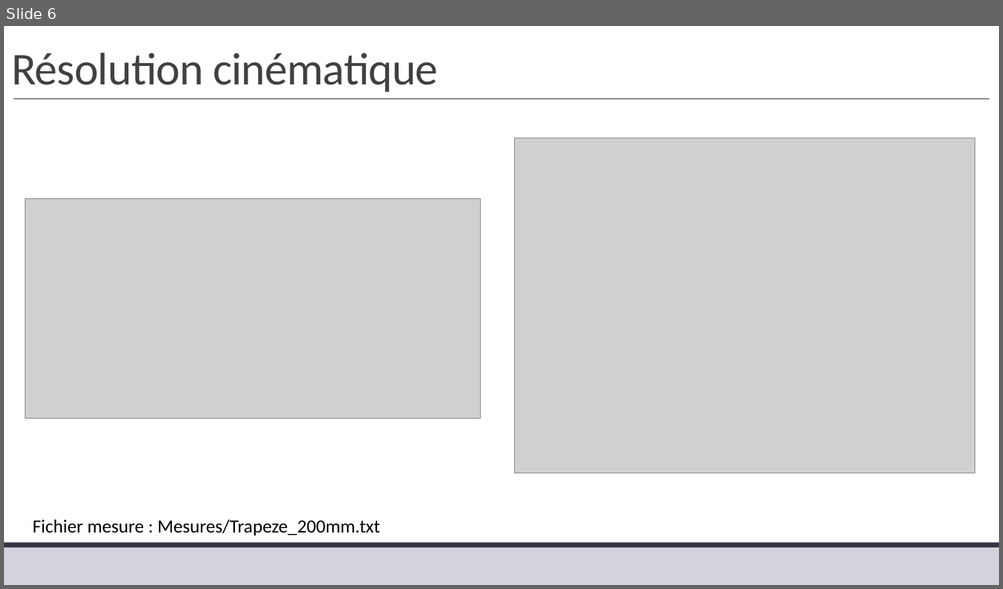
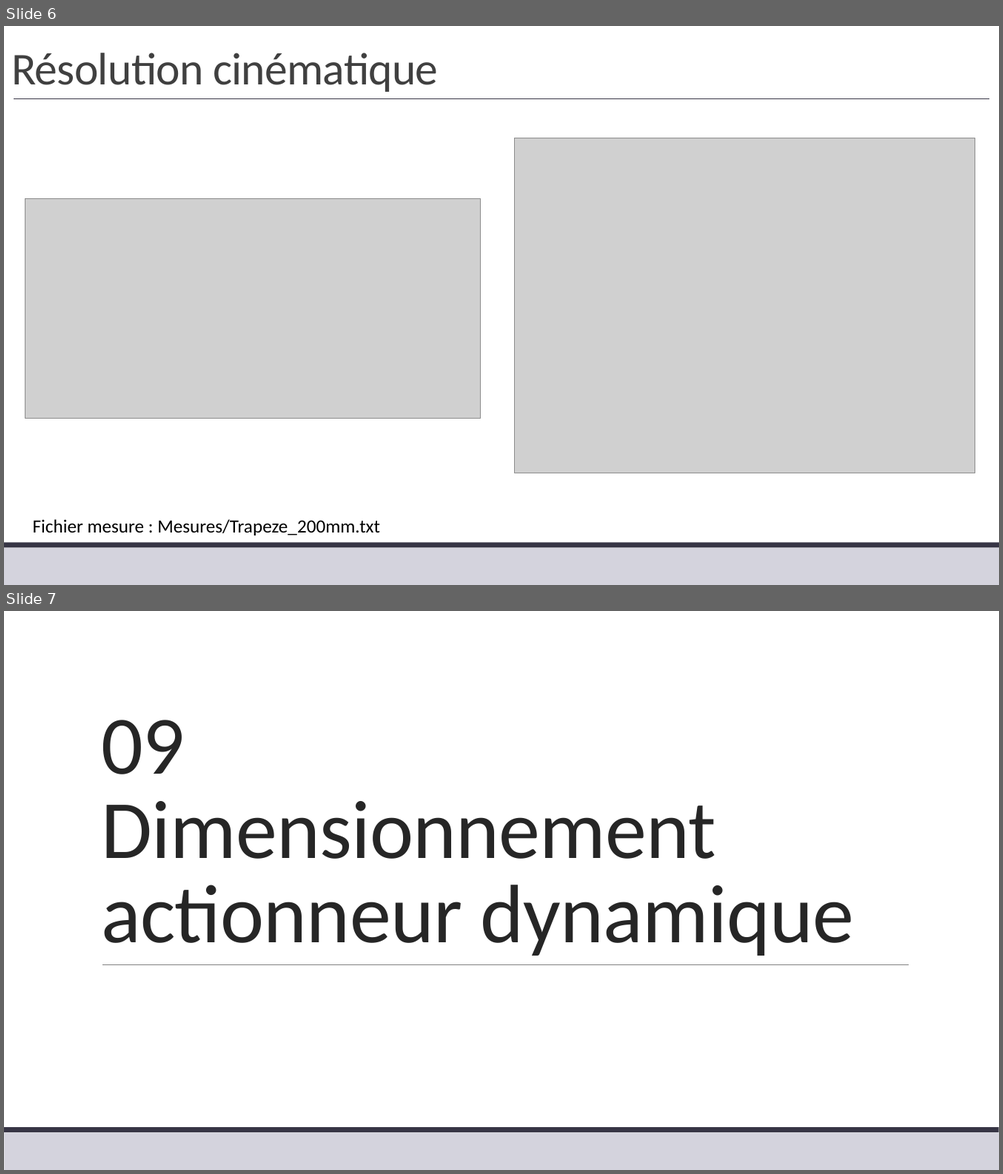
Before and after one commit to xpessoles/TP_Corriges, a slide deck: 05_ControlX/05_ControlX_Corrige.pptx. Shown one above the other, each under a label of ours: slide 6 before the commit, slides 6 and 7 after it. The pictures are 1003x589 and 1003x1174 pixels, drawn with LibreOffice and Linux fonts; fonts in the diff are those of the drawing; grey boxes stand for pictures. Boxes give left, top, right and bottom in pixels: in the first picture for what was removed or moved away, otherwise in the second. Text is boxed around its words. In the diff, an @@ line names an element or a change of style, - is before the commit and + after.

```diff
--- a/05_ControlX/05_ControlX_Corrige.pptx
+++ b/05_ControlX/05_ControlX_Corrige.pptx
@@ slide 7 added at <box>4,611,999,1170</box>, background #FFFFFF; not listed: 2 template elements that a slide beside it also shows @@
@@ title added at <box>101,720,854,956</box>, 80 pt, text #262626 @@
+09
+Dimensionnement actionneur dynamique
@@ line added from (102, 965) to (908, 965), #808080 0.5 pt @@
```
Also in this commit, not shown: 1 other slide added.
